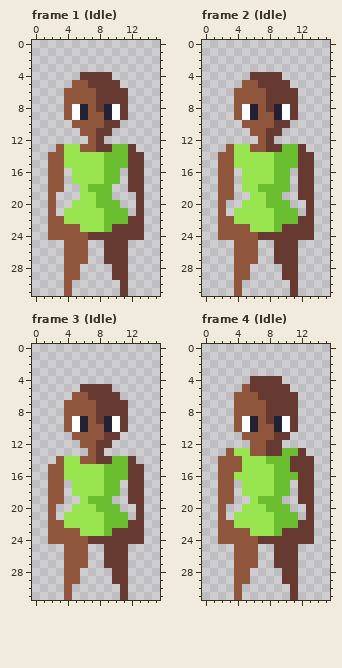
Pixel-art file -- ASSets/human.ase. Above, as it was before the edit.
16x32 pixels, 10 frames. Shown: frame 1 (Idle), frame 2 (Idle), frame 3 (Idle), frame 4 (Idle).
After:
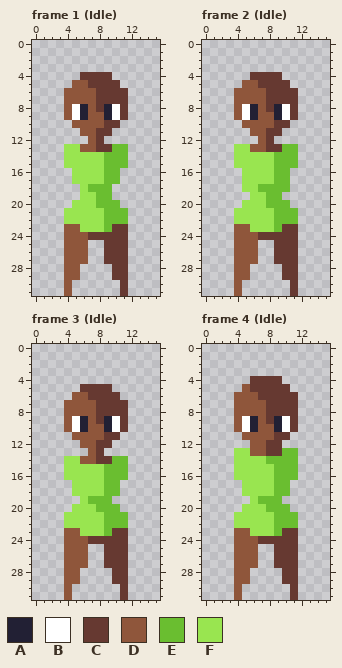
Palette (. is transparent): A #222034  B #ffffff  C #663931  D #8f563b  E #6abe30  F #99e550
Edits made:
layer "Arms" now hidden
--- frame 1 (Idle)
@@ x 0..15 @@
 12 .......DC.......
-13 ...DFFDDCCEEC...
-14 ..DDFFFFFEEECC..
-15 ..DDFFFFFEEECC..
-16 ..DD.FFFFEE.CC..
-17 ..DD.FFFFEE.CC..
-18 ..DD..FEEE..CC..
-19 ..D...FFEE...C..
-20 ..D..FFFEEE..C..
-21 ..D.FFFFFEEE.C..
-22 ..DDFFFFFEEECC..
-23 ..DDDDFFFECCCC..
-24 ..DDDDDCCCCCCC..
+13 ....FFDDCCEE....
+14 ....FFFFFEEE....
+15 ....FFFFFEEE....
+16 .....FFFFEE.....
+17 .....FFFFEE.....
+18 ......FEEE......
+19 ......FFEE......
+20 .....FFFEEE.....
+21 ....FFFFFEEE....
+22 ....FFFFFEEE....
+23 ....DDFFFECC....
+24 ....DDDCCCCC....
 25 ....DDD..CCC....
--- frame 2 (Idle)
@@ x 0..15 @@
 12 .......DC.......
-13 ...DFFDDCCEEC...
-14 ..DDFFFFFEEECC..
-15 ..DDFFFFFEEECC..
-16 ..DD.FFFFEE.CC..
-17 ..DD.FFFFEE.CC..
-18 ..DD.FFEEEE.CC..
-19 ..DD..FFEE..CC..
-20 ..D..FFFEEE..C..
-21 ..D.FFFFFEEE.C..
-22 ..DDFFFFFEEECC..
-23 ..DDDDFFFECCCC..
-24 ..DDDDDCCCCCCC..
+13 ....FFDDCCEE....
+14 ....FFFFFEEE....
+15 ....FFFFFEEE....
+16 .....FFFFEE.....
+17 .....FFFFEE.....
+18 .....FFEEEE.....
+19 ......FFEE......
+20 .....FFFEEE.....
+21 ....FFFFFEEE....
+22 ....FFFFFEEE....
+23 ....DDFFFECC....
+24 ....DDDCCCCC....
 25 ....DDD..CCC....
--- frame 3 (Idle)
@@ x 0..15 @@
 13 .......DC.......
-14 ...DFFDDCCEEC...
-15 ..DDFFFFFEEECC..
-16 ..DDFFFFFEEECC..
-17 ..DD.FFFFEE.CC..
-18 ..DD.FFFFEE.CC..
-19 ..DD..FEEE..CC..
-20 ..D..FFFEEE..C..
-21 ..D.FFFFFEEE.C..
-22 ..DDFFFFFEEECC..
-23 ..DDDDFFFECCCC..
-24 ..DDDDDCCCCCCC..
+14 ....FFDDCCEE....
+15 ....FFFFFEEE....
+16 ....FFFFFEEE....
+17 .....FFFFEE.....
+18 .....FFFFEE.....
+19 ......FEEE......
+20 .....FFFEEE.....
+21 ....FFFFFEEE....
+22 ....FFFFFEEE....
+23 ....DDFFFECC....
+24 ....DDDCCCCC....
 25 ....DDD..CCC....
--- frame 4 (Idle)
@@ x 0..15 @@
 12 ......DDCC......
-13 ...DFFDDCCEEC...
-14 ..DDDFFFEEECCC..
-15 ..DDDFFFFEECCC..
-16 ..DDFFFFFEEECC..
-17 ..DD.FFFFEE.CC..
-18 ..DD.FFFFEE.CC..
-19 ..DD..FEEE..CC..
-20 ..D..FFFEEE..C..
-21 ..D.FFFFFEEE.C..
-22 ..DDFFFFFEEECC..
-23 ..DDDDFFFECCCC..
-24 ..DDDDDCCCCCCC..
+13 ....FFDDCCEE....
+14 ....FFFFEEEE....
+15 ....FFFFFEEE....
+16 ....FFFFFEEE....
+17 .....FFFFEE.....
+18 .....FFFFEE.....
+19 ......FEEE......
+20 .....FFFEEE.....
+21 ....FFFFFEEE....
+22 ....FFFFFEEE....
+23 ....DDFFFECC....
+24 ....DDDCCCCC....
 25 ....DDD..CCC....
Changed places in both pictures, as pixel boxes (x1, y1, x2, y2):
erased: (48, 144, 64, 240)
erased: (128, 144, 144, 240)
erased: (218, 144, 234, 240)
erased: (298, 144, 314, 240)
erased: (48, 456, 64, 544)
erased: (128, 456, 144, 544)
changed: (218, 448, 242, 544)
changed: (290, 448, 314, 544)
